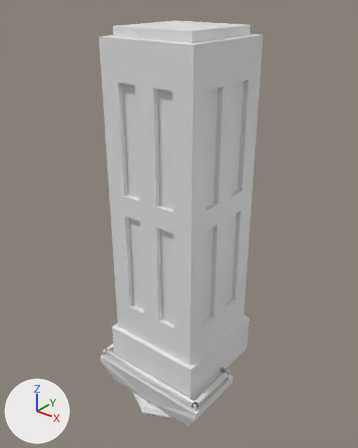
The OBJ model OTTER/projects/BeatEngine/res/walljumpbuilding.obj: old version first, new version second.
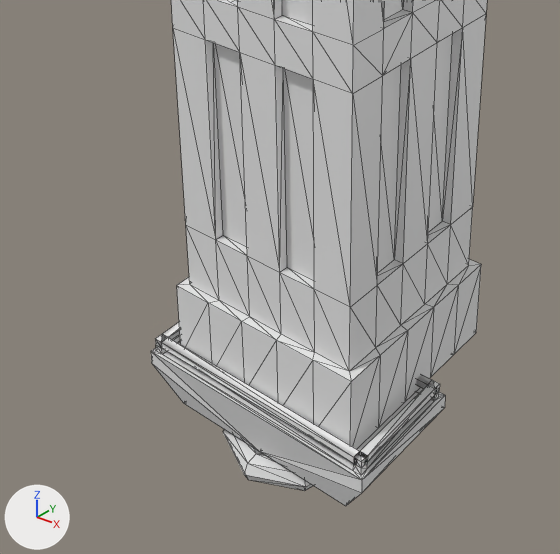
Each version is shown whole from a 50 mm lens placed at (57.0, -72.2, 64.9), pointed at (-1.2, 0.6, 19.8), then close up on the part from 9% to 80% of the width and 44% to 100% of the height. Every picture has the same lights, and +X, +Y and +Z are marked at lower left. The close-ups show mesh edges as thin lines. Where no turn or scale is listed for an object, it has been applied to the vertices. Vertices at the same position are counted once.

The first close-up shows 'FloatingPlatformHalo_Cube.002', 'building_Cube'.
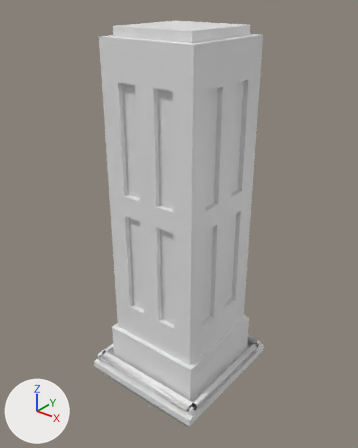
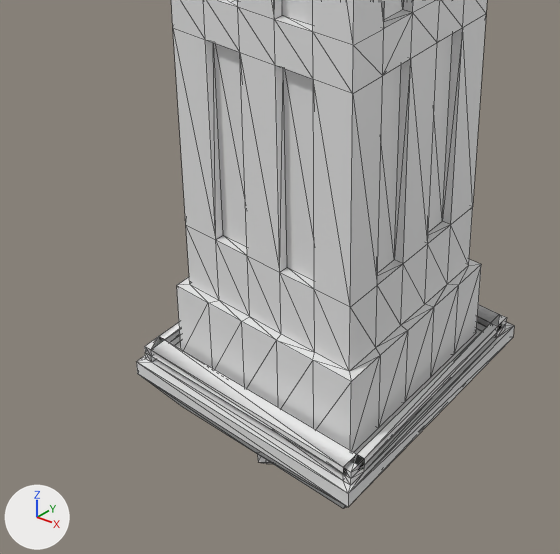
What differs and where, as boxes [x1, y1, x2, y2] in the close-ups (560 x 554 px; the box of a moved part takes in the faces that stretch with it):
```json
{"object": "FloatingPlatformHalo_Cube.002", "change": "reshaped", "before": [151, 322, 445, 506], "after": [137, 304, 514, 509]}
{"part": 1, "of": "me_floatingplatformhalo_cube_002", "change": "moved or reshaped", "before": [151, 322, 445, 506], "after": [137, 304, 514, 509]}
{"part": 2, "of": "me_floatingplatformhalo_cube_002", "change": "moved or reshaped", "before": [223, 429, 313, 491], "after": [257, 454, 272, 464]}
```

The change, as JSON lines over the scene's bpy script:
```json
{"block": "me_floatingplatformhalo_cube_002", "where": "# used by ob_floatingplatformhalo_cube_002; location = (0.0, 0.0, 0.0)"}
{"op": "remove", "block": "me_floatingplatformhalo_cube_002", "code": "me_floatingplatformhalo_cube_002.from_pydata(...)  # 133 vertices, 294 faces; spans x -14.0..13.7, y -13.1..1.1, z -23.4..-11.7"}
{"op": "add", "block": "me_floatingplatformhalo_cube_002", "code": "me_floatingplatformhalo_cube_002.from_pydata(...)  # 133 vertices, 294 faces; spans x -14.0..13.7, y -14.8..14.7, z -23.4..-11.7"}
{"block": "me_floatingplatformhalo_cube_002", "change": "me_floatingplatformhalo_cube_002 part 1: the loose piece of 84 vertices spanning x -14.0..13.7, y -12.7..1.1, z -19.9..-11.7 is scaled about its middle by (1, 2.13, 1), then moved by (0.0, 5.8, 0.0)"}
{"block": "me_floatingplatformhalo_cube_002", "change": "me_floatingplatformhalo_cube_002 part 2: 49 of 133 vertices moved; they spanned x -7.9..6.6, y -13.1..1.0, z -23.4..-20.5 and now span x -7.9..6.6, y -11.0..11.4, z -23.4..-20.5; mean shift (0.0, 6.6, 0.0); largest move (-3.8, 1.0, -21.9) -> (-3.8, 11.4, -21.9)"}
```
